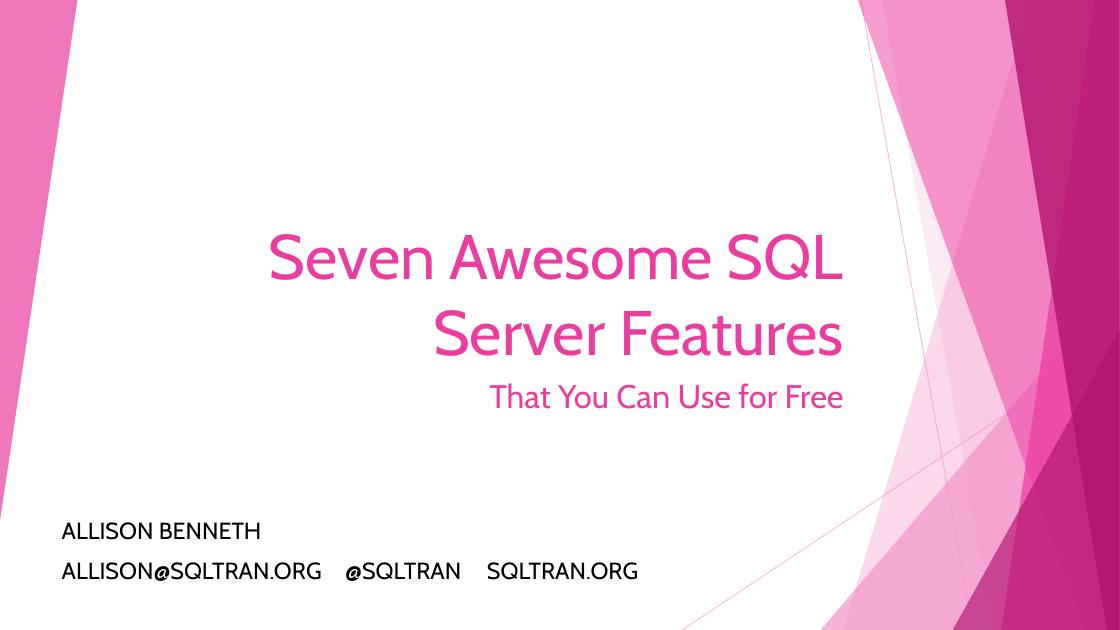
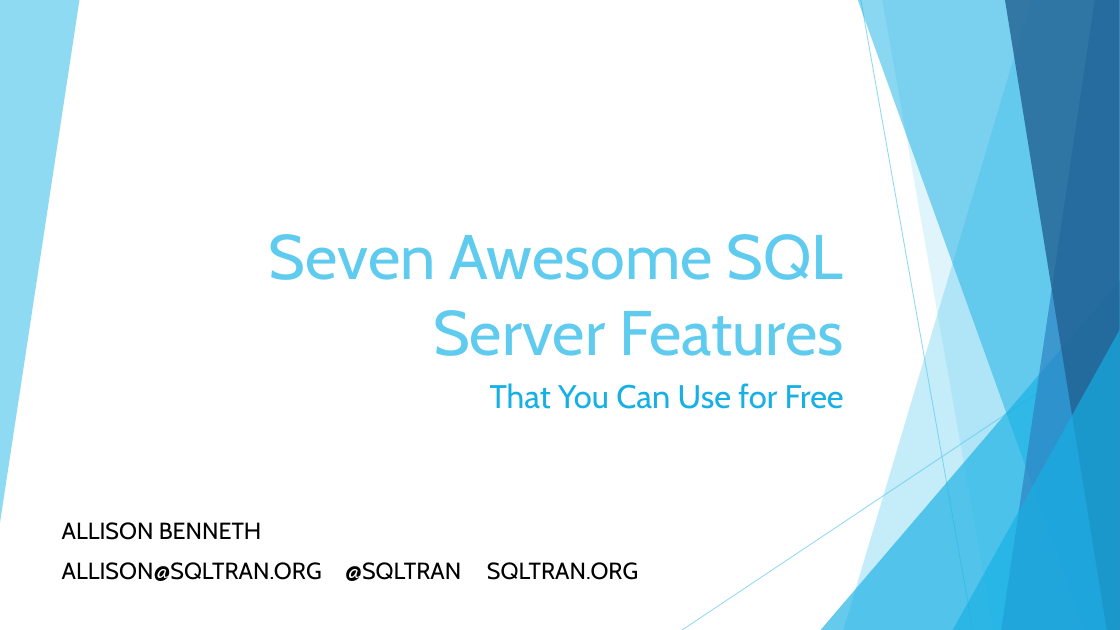
Before and after one commit to sqltran/SevenAwesomeSQLFeatures, a slide deck: slide 1 of AwesomeFreeSQLServerFeatures.pptx. Drawn at 1120x630 pixels with LibreOffice and Linux fonts; fonts in the diff are those of the drawing. Boxes give left, top, right and bottom in pixels: in the first picture for what was removed or moved away, otherwise in the second. Text is boxed around its words. In the diff, an @@ line names an element or a change of style, - is before the commit and + after.

Commit message:
Change color theme in slide deck.

```diff
--- a/AwesomeFreeSQLServerFeatures.pptx
+++ b/AwesomeFreeSQLServerFeatures.pptx
@@ triangle removed at (0,0,77,521) @@
@@ freeform shape added at (0,0,79,523), fill #5FCBEF at 70% opacity @@
@@ freeform shape at (844,0,1120,630): fill #F496CB at 36% opacity to #5FCBEF at 36% opacity @@
@@ freeform shape at (858,0,1120,630): fill #EB3D9F at 50% opacity to #17B0E4 at 50% opacity @@
@@ line (861, 0) - (973, 630): stroke #F496CB 0.75 pt to #5FCBEF 0.75 pt @@
@@ freeform shape at (882,0,1120,630): fill #F496CB at 20% opacity to #5FCBEF at 20% opacity @@
@@ freeform shape at (1002,0,1120,630): fill #EB3D9F at 70% opacity to #2E83C3 at 70% opacity @@
@@ freeform shape at (1005,0,1120,630): fill #B2136D at 80% opacity to #226292 at 80% opacity @@
@@ title "Seven Awesome SQL Server Features" at (269,234,844,356): text colour #EB3D9F to #5FCBEF @@
@@ triangle at (821,280,1120,630): fill #F496CB at 72% opacity to #17B0E4 at 66% opacity @@
@@ line (1120, 339) - (682, 630): stroke #F496CB 0.75 pt to #5FCBEF 0.75 pt @@
@@ triangle at (953,330,1120,630): fill #B2136D at 66% opacity to #17B0E4 at 66% opacity @@
@@ subtitle "That You Can Use for ..." at (490,383,844,409): text colour #EB3D9F to #17B0E4 @@
```
Also in this commit, not shown: 37 other slides changed.
